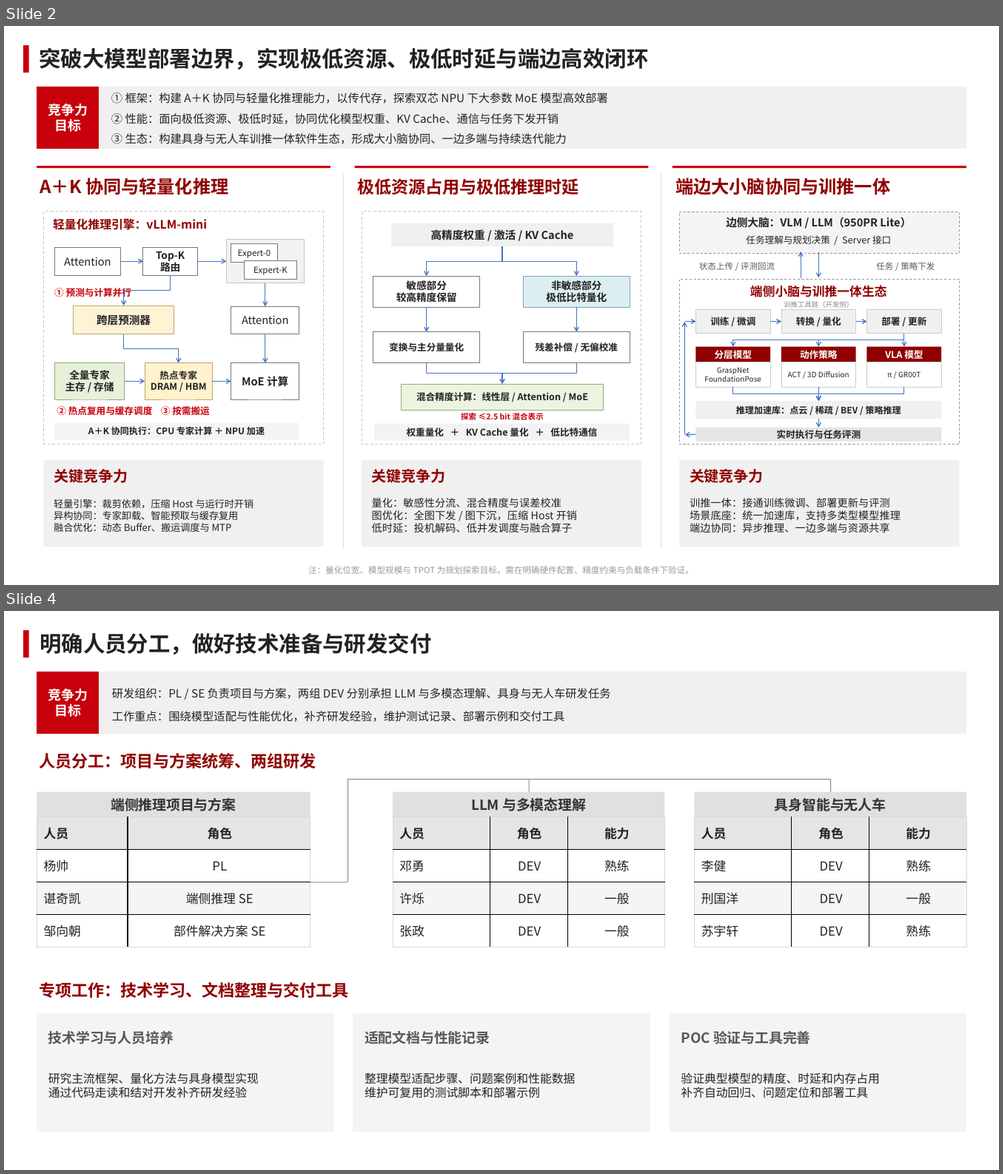
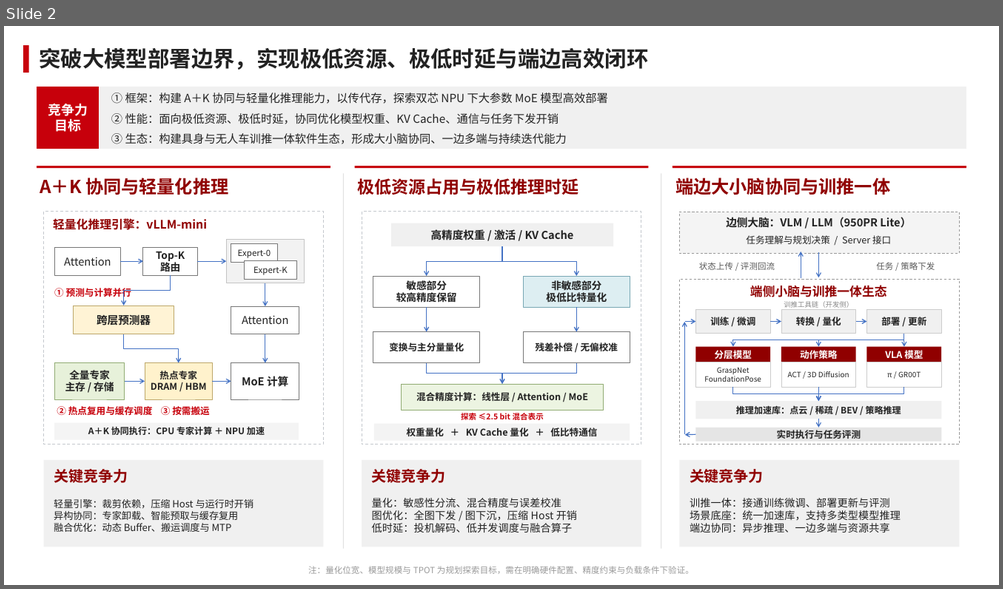
Before and after one commit to YangShuai52/infra-handbook, a slide deck: infra_learning/PPT/端侧推理规划_正交连线对齐版.pptx. Shown one above the other, each under a label of ours: slides 2 and 4 before the commit, slide 2 after it; the slides between them are not shown. The pictures are 1003x1174 and 1003x589 pixels, drawn with LibreOffice and Linux fonts; fonts in the diff are those of the drawing. Boxes give left, top, right and bottom in pixels: in the first picture for what was removed or moved away, otherwise in the second. Text is boxed around its words. In the diff, an @@ line names an element or a change of style, - is before the commit and + after.

```diff
--- a/infra_learning/PPT/端侧推理规划_正交连线对齐版.pptx
+++ b/infra_learning/PPT/端侧推理规划_正交连线对齐版.pptx
@@ slide 4 removed at (4,611,999,1170), background #FFFFFF @@
@@ rectangle removed at (23,630,28,658) @@
@@ text removed at (40,633,431,655) @@
-明确人员分工，做好技术准备与研发交付
@@ rectangle removed at (37,672,99,733) @@
-竞争力
-目标
@@ rectangle removed at (99,672,966,733) @@
@@ text removed at (112,688,611,699) @@
-研发组织：PL / SE 负责项目与方案，两组 DEV 分别承担 LLM 与多模态理解、具身与无人车研发任务
@@ text removed at (112,711,565,722) @@
-工作重点：围绕模型适配与性能优化，补齐研发经验，维护测试记录、部署示例和交付工具
@@ text removed at (39,753,316,769) @@
-人员分工：项目与方案统筹、两组研发
@@ rectangle removed at (347,779,348,883) @@
@@ rectangle removed at (347,779,830,780) @@
@@ rectangle removed at (529,779,529,792) @@
@@ rectangle removed at (830,779,831,792) @@
@@ rectangle removed at (37,792,310,817) @@
-端侧推理项目与方案
@@ rectangle removed at (392,792,665,817) @@
-LLM 与多模态理解
@@ rectangle removed at (694,792,967,817) @@
-具身智能与无人车
@@ table removed at (37,817,310,940), 4 rows, 2 columns @@
-人员 | 角色
-杨帅 | PL
-谌奇凯 | 端侧推理 SE
-邹向朝 | 部件解决方案 SE
@@ table removed at (392,817,664,940), 4 rows, 3 columns @@
-人员 | 角色 | 能力
-邓勇 | DEV | 熟练
-许烁 | DEV | 一般
-张政 | DEV | 一般
@@ table removed at (694,817,966,940), 4 rows, 3 columns @@
-人员 | 角色 | 能力
-李健 | DEV | 熟练
-刑国洋 | DEV | 一般
-苏宇轩 | DEV | 熟练
@@ rectangle removed at (310,883,347,883) @@
@@ text removed at (39,982,348,998) @@
-专项工作：技术学习、文档整理与交付工具
@@ rectangle removed at (37,1014,334,1133) @@
@@ text removed at (48,1031,173,1045) @@
-技术学习与人员培养
@@ rectangle removed at (353,1014,650,1133) @@
@@ text removed at (364,1031,489,1045) @@
-适配文档与性能记录
@@ rectangle removed at (669,1014,967,1133) @@
@@ text removed at (680,1031,811,1045) @@
-POC 验证与工具完善
@@ text removed at (48,1073,259,1099) @@
-研究主流框架、量化方法与具身模型实现
-通过代码走读和结对开发补齐研发经验
@@ text removed at (364,1073,575,1099) @@
-整理模型适配步骤、问题案例和性能数据
-维护可复用的测试脚本和部署示例
@@ text removed at (680,1073,879,1099) @@
-验证典型模型的精度、时延和内存占用
-补齐自动回归、问题定位和部署工具
```
Also in this commit, not shown: 1 slide changed, 1 slide added.
